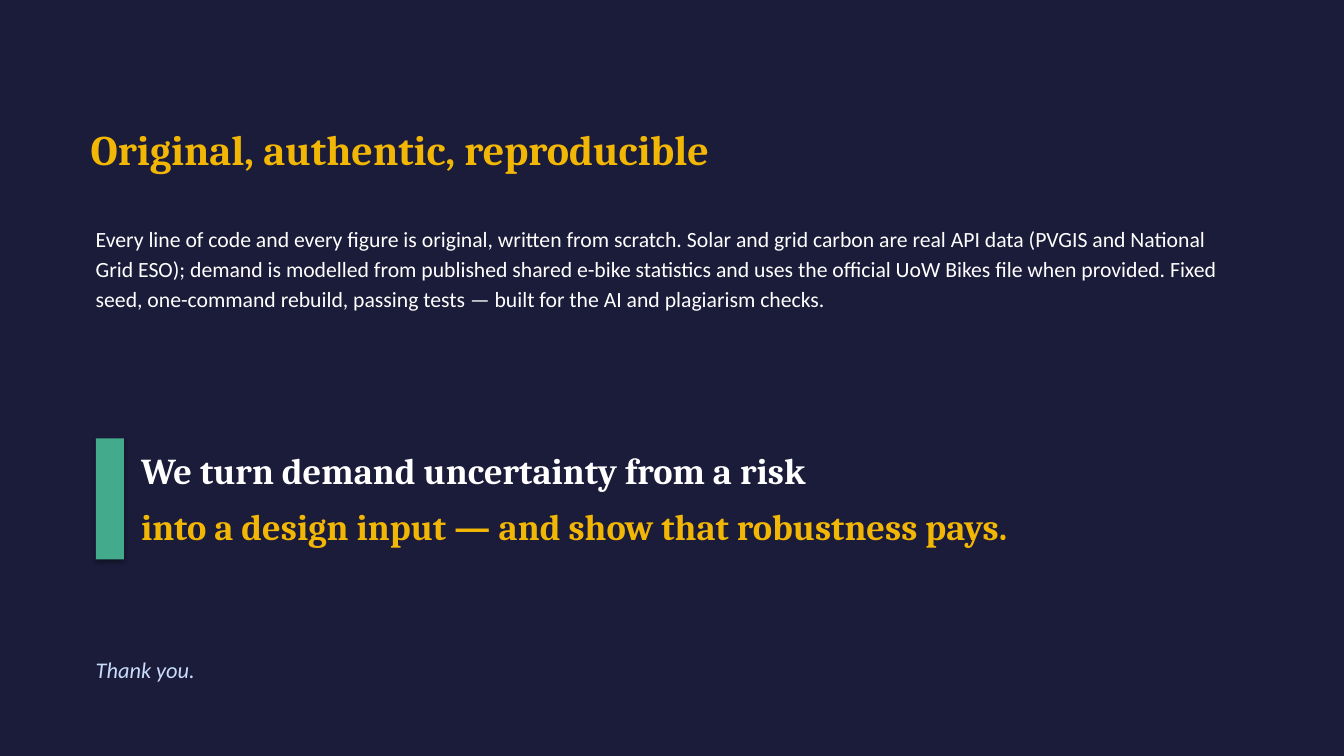
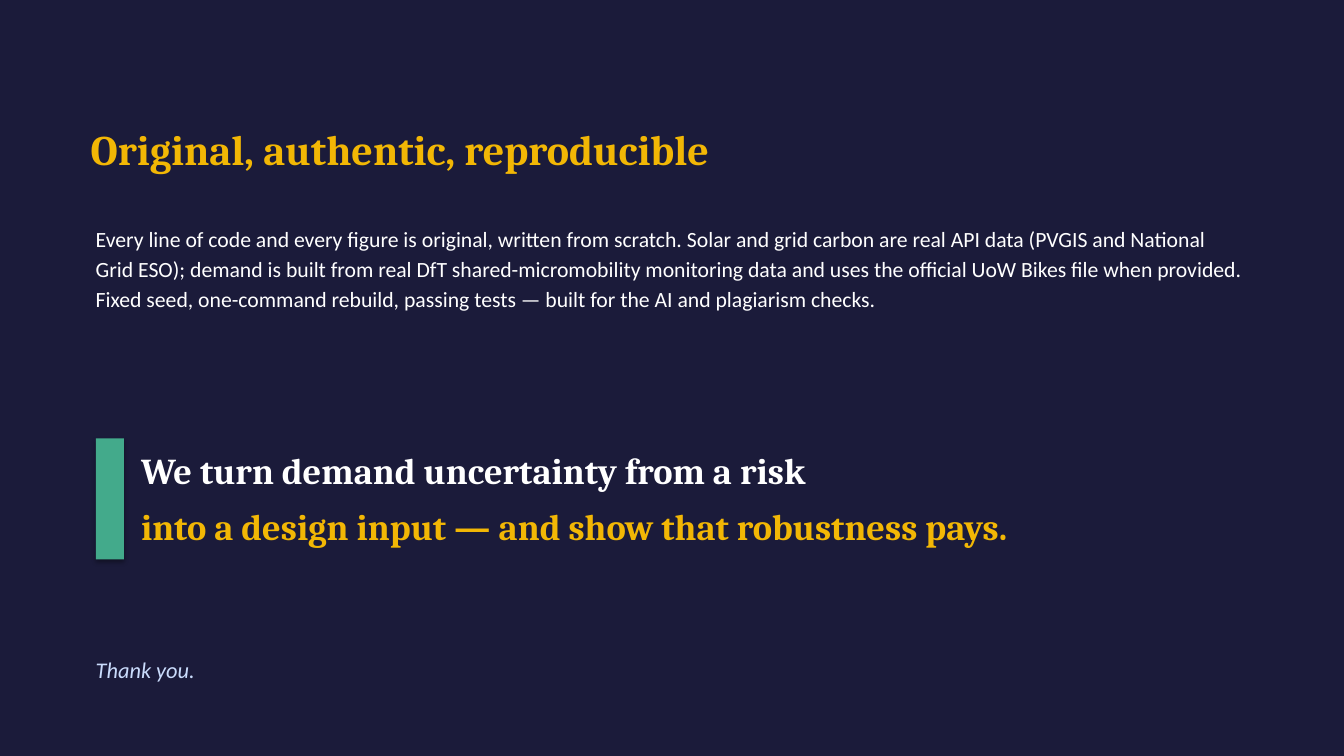
Before and after one commit to Gourav88502/emicromobility-robust-charging, a slide deck: slide 7 of outputs/Presentation.pptx. Drawn at 1344x756 pixels with LibreOffice and Linux fonts; fonts in the diff are those of the drawing. Boxes give left, top, right and bottom in pixels: in the first picture for what was removed or moved away, otherwise in the second. Text is boxed around its words. In the diff, an @@ line names an element or a change of style, - is before the commit and + after.

```diff
--- a/outputs/Presentation.pptx
+++ b/outputs/Presentation.pptx
@@ text at [96, 231, 1241, 311]: text changed @@
-Every line of code and every figure is original, written from scratch. Solar and grid carbon are real API data (PVGIS and National Grid ESO); demand is modelled from published shared e-bike statistics and uses the official UoW Bikes file when provided. Fixed seed, one-command rebuild, passing tests — built for the AI and plagiarism checks.
+Every line of code and every figure is original, written from scratch. Solar and grid carbon are real API data (PVGIS and National Grid ESO); demand is built from real DfT shared-micromobility monitoring data and uses the official UoW Bikes file when provided. Fixed seed, one-command rebuild, passing tests — built for the AI and plagiarism checks.
```
Also in this commit, not shown: 3 other slides changed, 35 other files.
